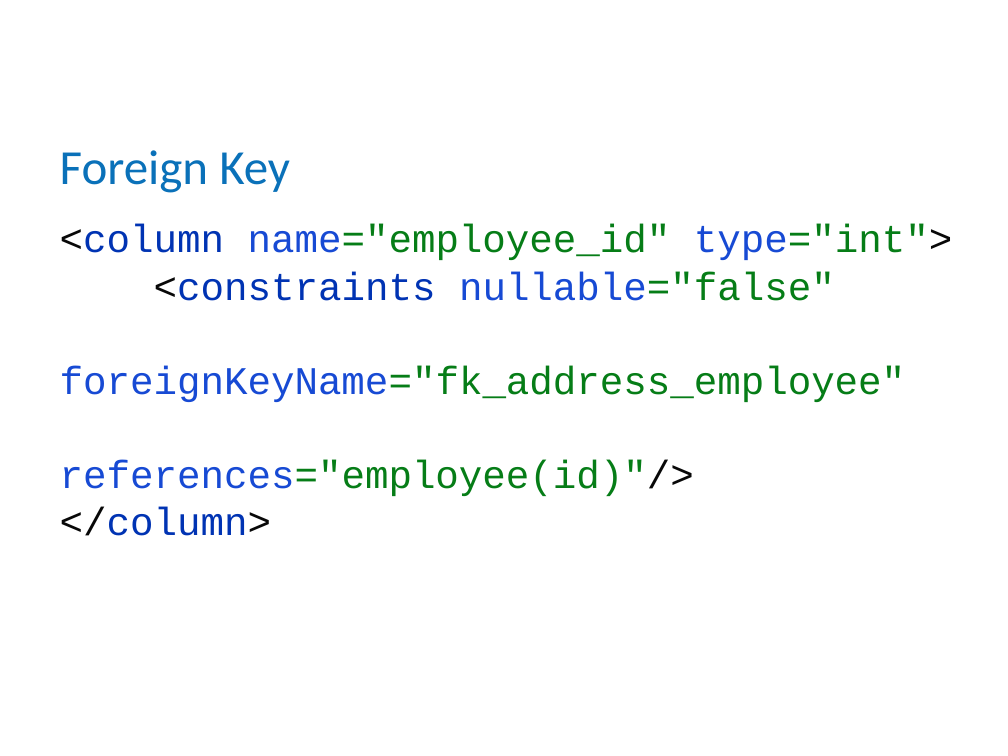
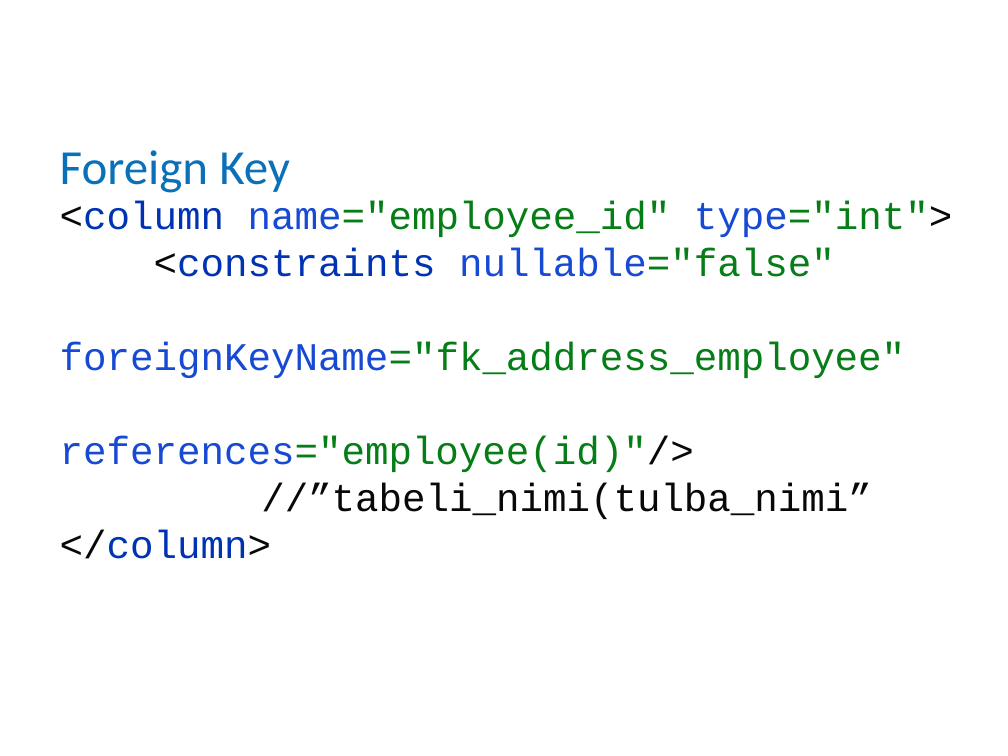
Before and after one commit to Karmorg/Vali-it, a slide deck: slide 8 of Slaidid/_Java - 8 Liquibase.pptx. Drawn at 1008x756 pixels with LibreOffice and Linux fonts; fonts in the diff are those of the drawing; background and template pictures are left out. Boxes give left, top, right and bottom in pixels: in the first picture for what was removed or moved away, otherwise in the second. Text is boxed around its words. In the diff, an @@ line names an element or a change of style, - is before the commit and + after.

```diff
--- a/Slaidid/_Java - 8 Liquibase.pptx
+++ b/Slaidid/_Java - 8 Liquibase.pptx
@@ text at (60,201,952,559): text changed @@
-<column name="employee_id" type="int">
-<constraints nullable="false"
-foreignKeyName="fk_address_employee"
-references="employee(id)"/>
-</column>
+<column name="employee_id" type="int">
+<constraints nullable="false"
+foreignKeyName="fk_address_employee"
+references="employee(id)"/>
+//”tabeli_nimi(tulba_nimi”
+</column>
```
Also in this commit, not shown: 11 other files.
